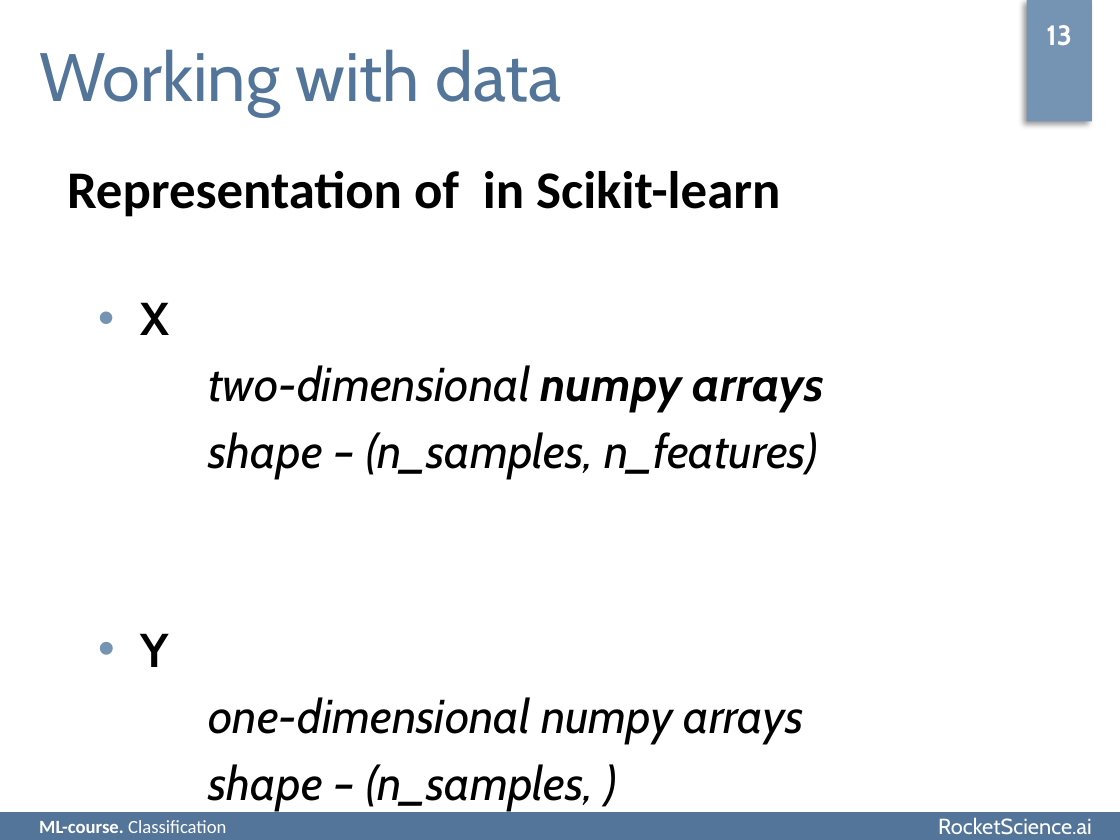
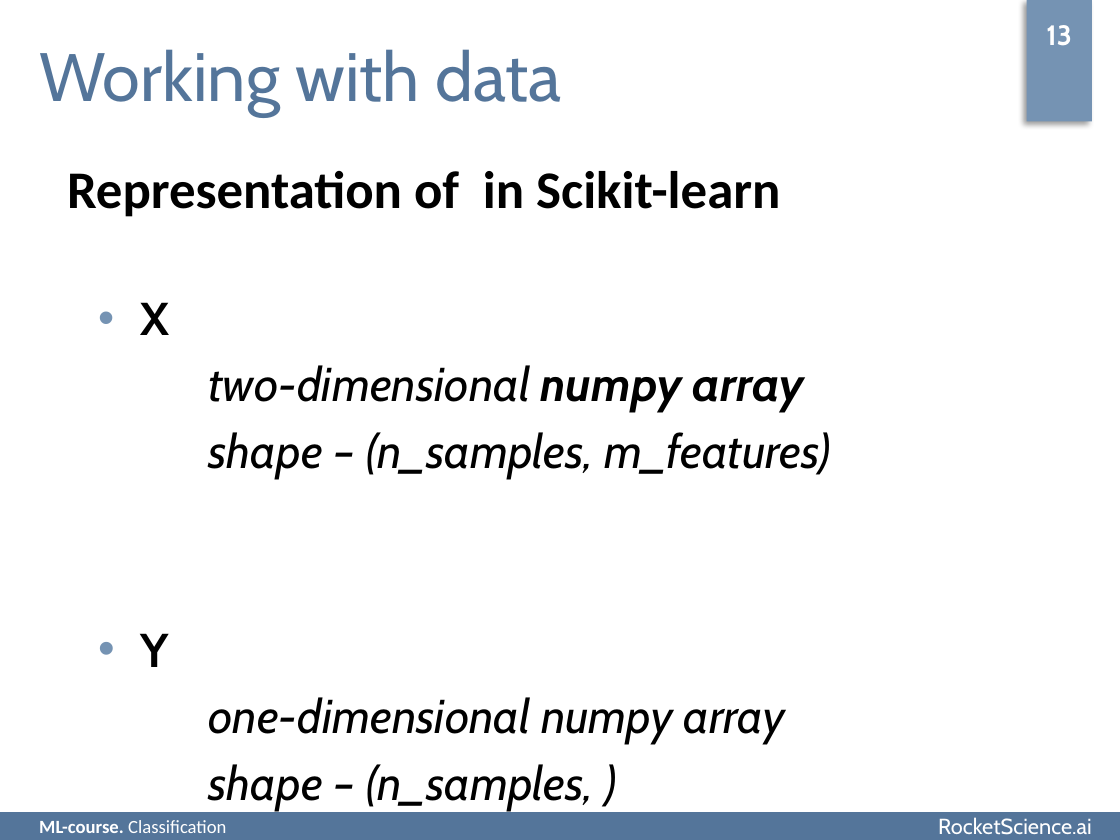
Before and after one commit to rjaffk/tensorby, a slide deck: slide 13 of lecture_classification/presentation/lecture_classification.pptx (slide 12 before the commit). Drawn at 1120x840 pixels with LibreOffice and Linux fonts; fonts in the diff are those of the drawing; background and template pictures are left out. Boxes give left, top, right and bottom in pixels: in the first picture for what was removed or moved away, otherwise in the second. Text is boxed around its words. In the diff, an @@ line names an element or a change of style, - is before the commit and + after.

```diff
--- a/lecture_classification/presentation/lecture_classification.pptx
+++ b/lecture_classification/presentation/lecture_classification.pptx
@@ text at (x1=208, y1=365, x2=832, y2=479): text changed @@
-two-dimensional numpy arrays
-shape – (n_samples, n_features)
+two-dimensional numpy array
+shape – (n_samples, m_features)
@@ text at (x1=208, y1=697, x2=785, y2=745): text changed @@
-one-dimensional numpy arrays
+one-dimensional numpy array
```
Also in this commit, not shown: 11 other slides changed, 1 slide added, 5 other files.
